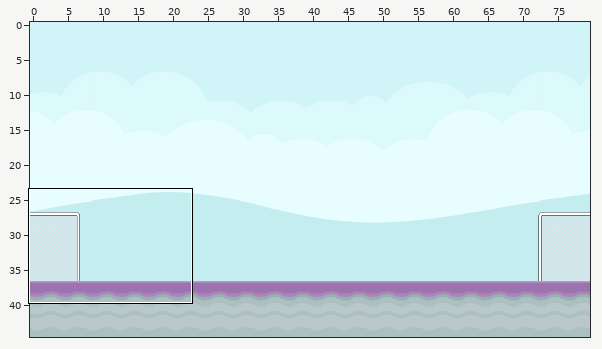
Tiled map, stored at assets/map/map.tmx. The picture above shows the old version from afar; the outline marks the close-up.
Close-up. Earlier state:
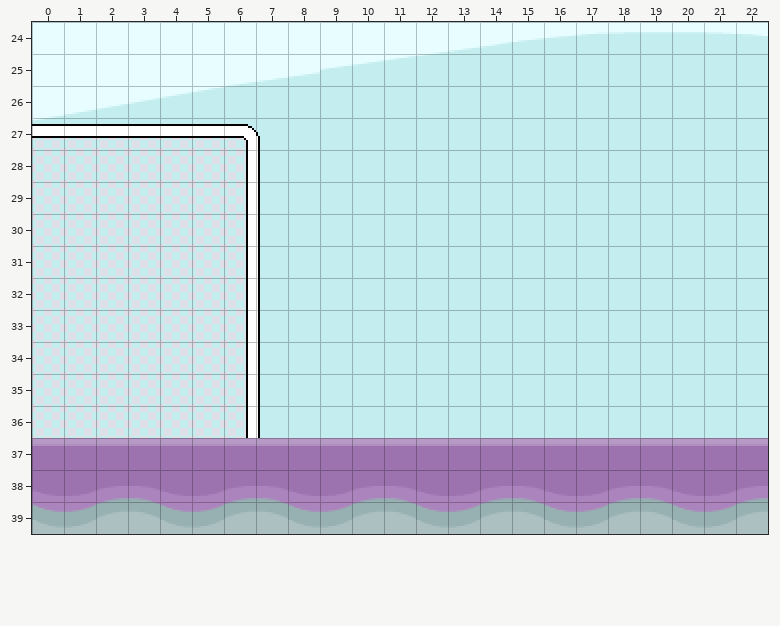
Cells are 16x16 px. Shown: x 0..22, y 24..39. The commit also changed other parts of the map, which this record leaves out.
After the commit:
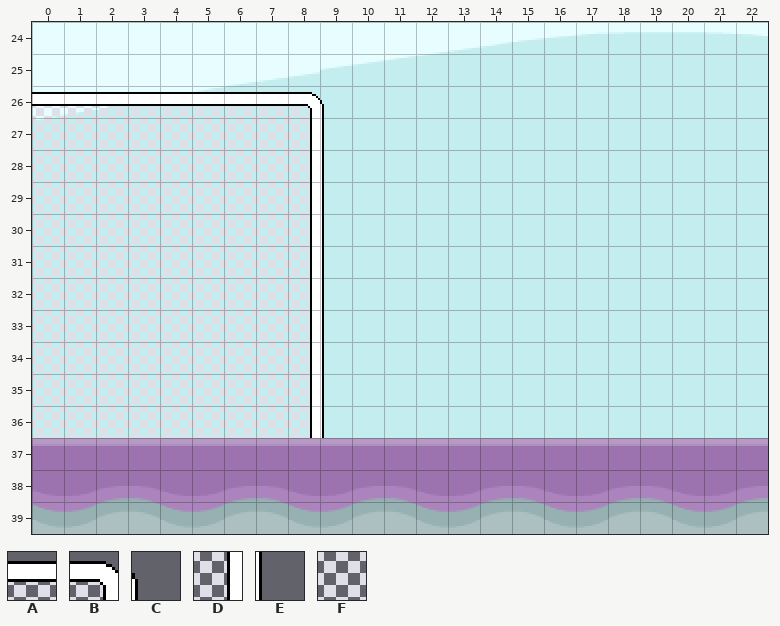
Key: from "final_goalpost": A 206, B 219, C 220, D 244, E 245, F 306.
_ is an empty cell.
Edits made:
{"where": "layer \"Tile Layer 2\""}
{"y":26,"x":0,"old":"__________","new":"AAAAAAAABC"}
{"y":27,"x":0,"old":"AAAAAABC__","new":"FFFFFFFFDE"}
{"y":28,"x":6,"old":"DE__","new":"FFDE"}
{"y":29,"x":6,"old":"DE__","new":"FFDE"}
{"y":30,"x":6,"old":"DE__","new":"FFDE"}
{"y":31,"x":6,"old":"DE__","new":"FFDE"}
{"y":32,"x":6,"old":"DE__","new":"FFDE"}
{"y":33,"x":6,"old":"DE__","new":"FFDE"}
{"y":34,"x":6,"old":"DE__","new":"FFDE"}
{"y":35,"x":6,"old":"DE__","new":"FFDE"}
{"y":36,"x":6,"old":"DE__","new":"FFDE"}
{"label":"changed","picture_box":[32,92,324,438]}
